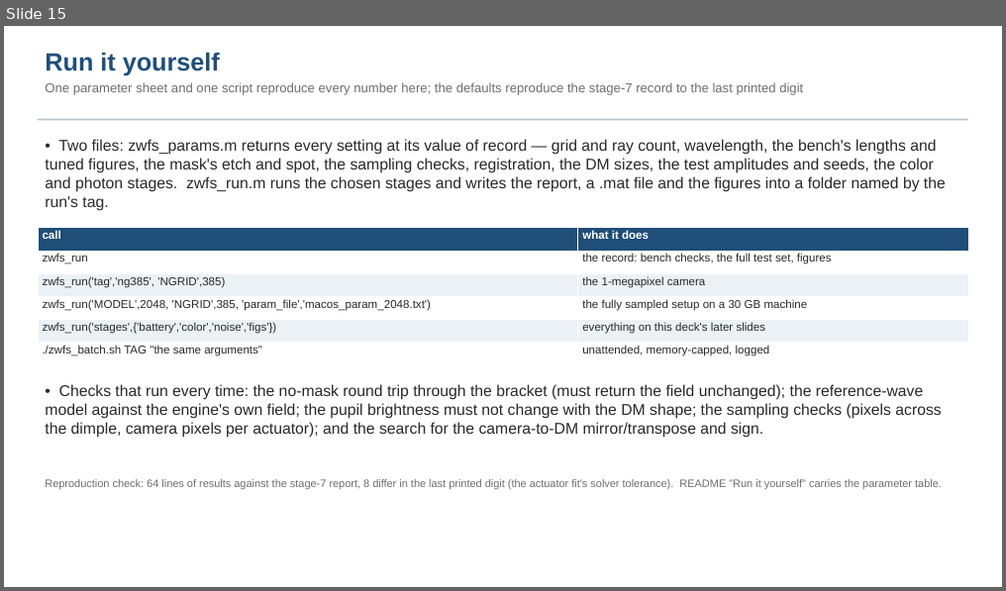
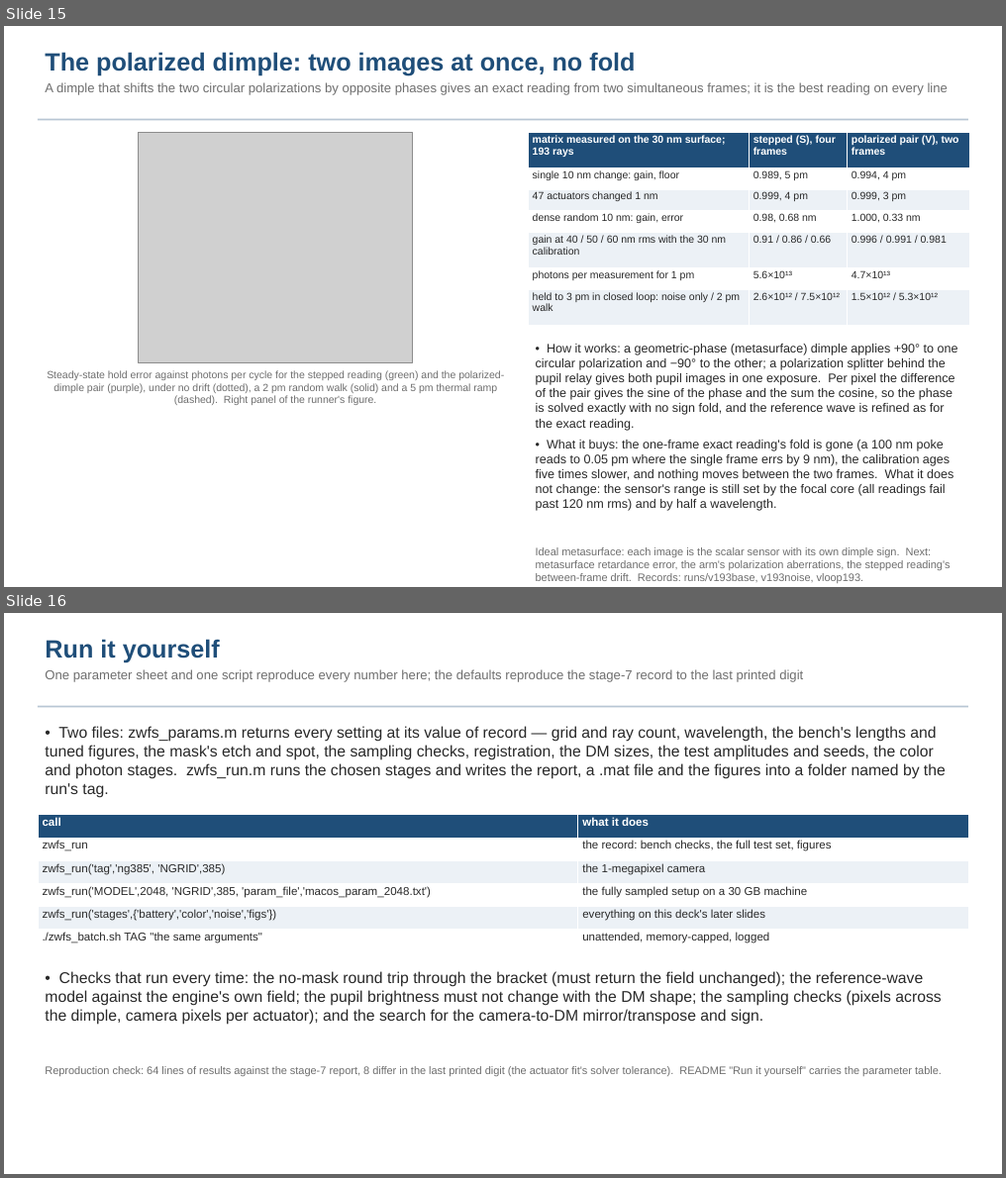
Before and after one commit to nasa-jpl/macos, a slide deck: demo_session/deck_zwfs.pptx. Shown one above the other, each under a label of ours: slide 15 before the commit, slides 15 and 16 after it. The pictures are 1006x591 and 1006x1178 pixels, drawn with LibreOffice and Linux fonts; fonts in the diff are those of the drawing; grey boxes stand for pictures. Boxes give left, top, right and bottom in pixels: in the first picture for what was removed or moved away, otherwise in the second. Text is boxed around its words. In the diff, an @@ line names an element or a change of style, - is before the commit and + after.

```diff
--- a/demo_session/deck_zwfs.pptx
+++ b/demo_session/deck_zwfs.pptx
@@ slide 15 added at [4,26,1002,587], background #FFFFFF @@
@@ text added at [45,52,947,95], 12.5 pt, text #6E6E6E @@
+The polarized dimple: two images at once, no fold
+A dimple that shifts the two circular polarizations by opposite phases gives an exact reading from two simultaneous frames; it is the best reading on every line
@@ rectangle added at [38,119,968,120], fill #B8C6D4 @@
@@ picture added at [138,132,412,364] @@
@@ table added at [528,132,969,325], 7 rows, 3 columns @@
+matrix measured on the 30 nm surface; 193 rays | stepped (S), four frames | polarized pair (V), two frames
+single 10 nm change: gain, floor | 0.989, 5 pm | 0.994, 4 pm
+47 actuators changed 1 nm | 0.999, 4 pm | 0.999, 3 pm
+dense random 10 nm: gain, error | 0.98, 0.68 nm | 1.000, 0.33 nm
+gain at 40 / 50 / 60 nm rms with the 30 nm calibration | 0.91 / 0.86 / 0.66 | 0.996 / 0.991 / 0.981
+photons per measurement for 1 pm | 5.6×10¹³ | 4.7×10¹³
+held to 3 pm in closed loop: noise only / 2 pm walk | 2.6×10¹² / 7.5×10¹² | 1.5×10¹² / 5.3×10¹²
@@ text added at [536,344,958,511], 12 pt, text #282828 @@
+• How it works: a geometric-phase (metasurface) dimple applies +90° to one circular polarization and −90° to the other; a polarization splitter behind the pupil relay gives both pupil images in one exposure. Per pixel the difference of the pair gives the sine of the phase and the sum the cosine, so the phase is solved exactly with no sign fold, and the reference wave is refined as for the exact reading.
+• What it buys: the one-frame exact reading's fold is gone (a 100 nm poke reads to 0.05 pm where the single frame errs by 9 nm), the calibration ages five times slower, and nothing moves between the two frames. What it does not change: the sensor's range is still set by the focal core (all readings fail past 120 nm rms) and by half a wavelength.
@@ text added at [47,371,504,405], 10 pt, text #6E6E6E @@
+Steady-state hold error against photons per cycle for the stepped reading (green) and the polarized-dimple pair (purple), under no drift (dotted), a 2 pm random walk (solid) and a 5 pm thermal ramp (dashed). Right panel of the runner's figure.
@@ text added at [536,548,950,583], 10.5 pt, text #6E6E6E @@
+Ideal metasurface: each image is the scalar sensor with its own dimple sign. Next: metasurface retardance error, the arm's polarization aberrations, the stepped reading's between-frame drift. Records: runs/v193base, v193noise, vloop193.
@@ what was slide 15 is now slide 16 @@
```
Also in this commit, not shown: 3 slides changed, 5 other files.
